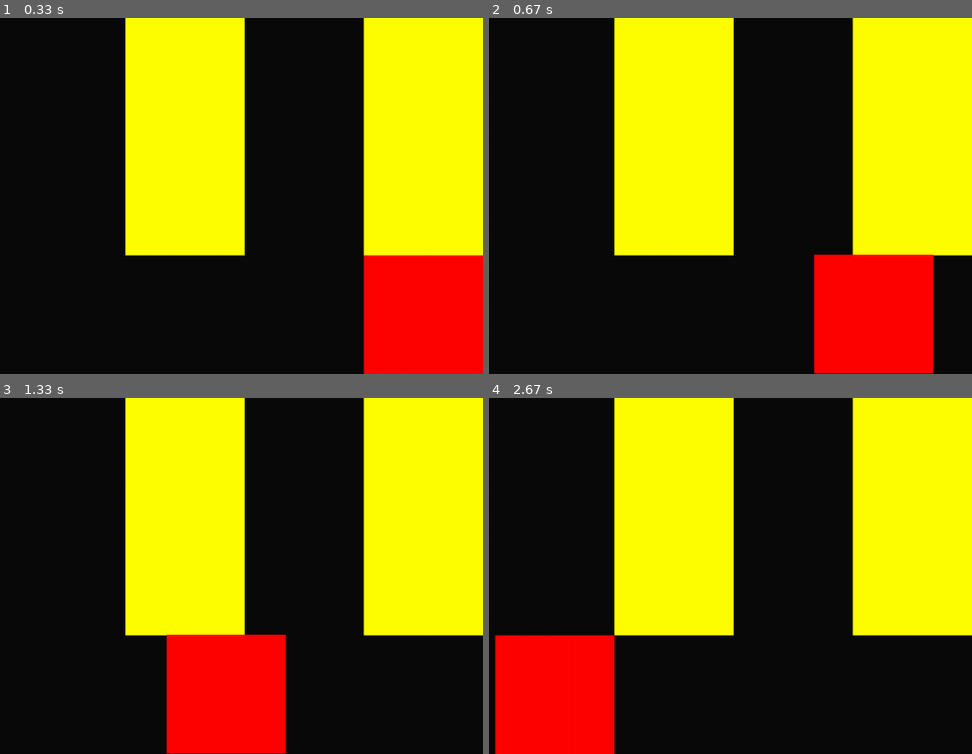
Above: before the commit, frames 1-4 (two rows, left to right).
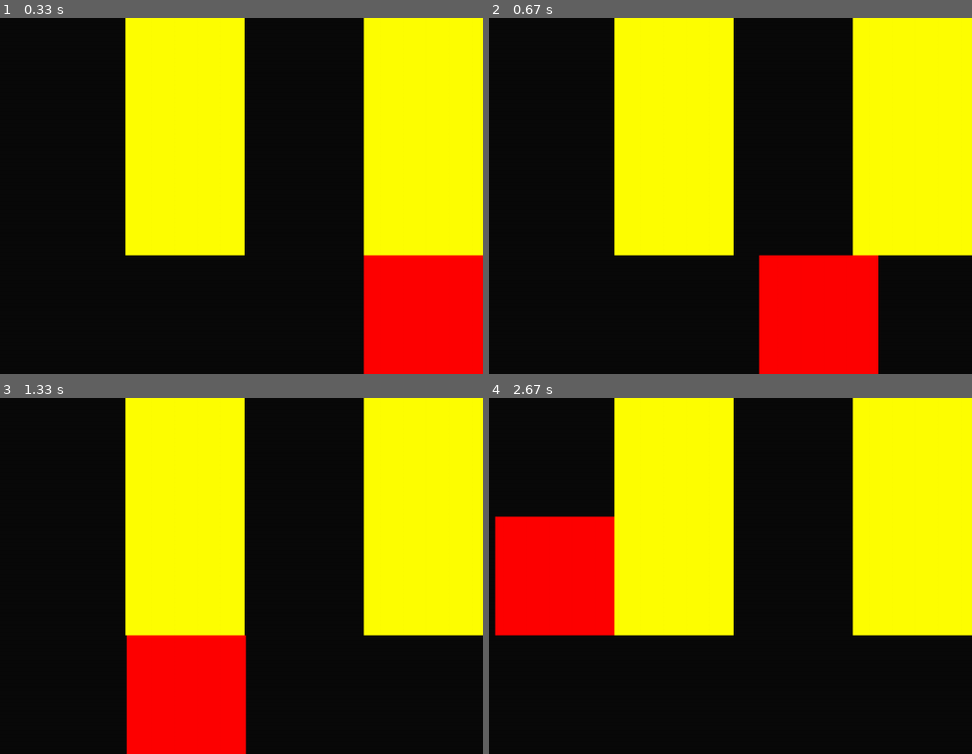
Above: after the commit, the same moments.

Repository: WingedSeal/mazegame
Game: pygame game, started from src/main.py
Same seed, same stepped clock (60 frames per second), same inputs: the game is played once before the commit and once after it.
Inputs:
- Up to frame 1 (0.33 s): no input
- Up to frame 2 (0.67 s): no input
- Up to frame 3 (1.33 s): no input
- Up to frame 4 (2.67 s): no input

Frame 1 is identical in both runs. In frame 2, 7.8% of the frame differs, in the area x 55-93%, y 66-100%; in frame 3, 5.7%; in frame 4, 17%, in the area x 1-27%, y 33-100%.

Commit message:
feat: move pygame to main thread

Diff:
--- a/src/mazegame/control.py
+++ b/src/mazegame/control.py
@@ -29,4 +29,5 @@
         self._move(-1, 0)
         self._move(-1, 0)
         self._move(-1, 0)
+        self._move(0, -1)
         self.game.is_control_alive = False
--- a/src/mazegame/game.py
+++ b/src/mazegame/game.py
@@ -125,6 +125,11 @@
         :param dy: Target TIle's y
         :return: Whether it was successful
         """
+        if y + dy >= self.map.height:
+            return False
+        if x + dx >= self.map.width:
+            return False
+
         if self.map.map[y + dy][x + dx] is not None:
             return False
         tile = self.map.map[y][x]
--- a/src/mazegame/map.py
+++ b/src/mazegame/map.py
@@ -8,7 +8,16 @@
 
 
 def _lerp(a: tuple[float, float], b: tuple[float, float], t: float) -> tuple[int, int]:
-    return int((1 - t) * a[0]) + int(t * b[0]), int((1 - t) * a[1]) + int(t * b[1])
+    return (
+        int((1 - t) * a[0] + t * b[0]),
+        int((1 - t) * a[1] + t * b[1]),
+    )
+
+
+def _dash_lerp(
+    a: tuple[float, float], b: tuple[float, float], t: float
+) -> tuple[int, int]:
+    return _lerp(a, b, 1 - (1 - t) ** 4)
 
 
 class Tile(ABC, pygame.sprite.Sprite):
@@ -27,13 +36,13 @@
 
     def animate(self, t: float):
         """
-        Animate moving tile, default lerp.
+        Animate moving tile, default to dash lerp.
 
         :param start: start position
         :param end: end position
         :param t: time range between 0 and 1
         """
-        pixel_pos = _lerp(
+        pixel_pos = _dash_lerp(
             self._pos_to_pixel(self.old_pos), self._pos_to_pixel(self.pos), t
         )
         self.rect.topleft = pixel_pos
